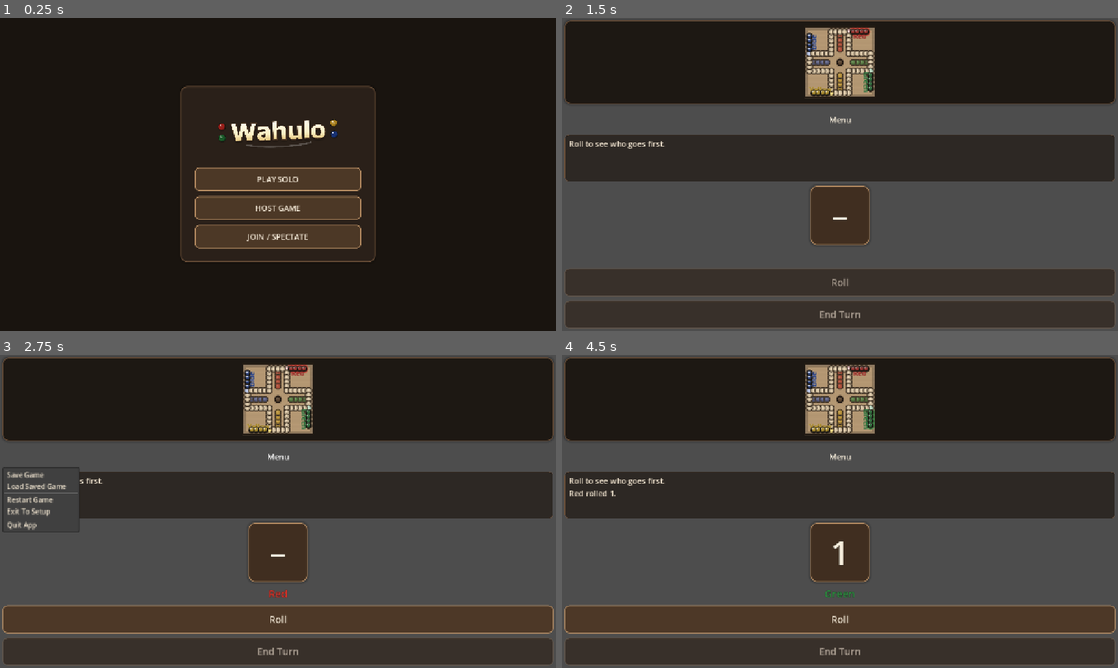
Above: before the commit, frames 1-4 (two rows, left to right).
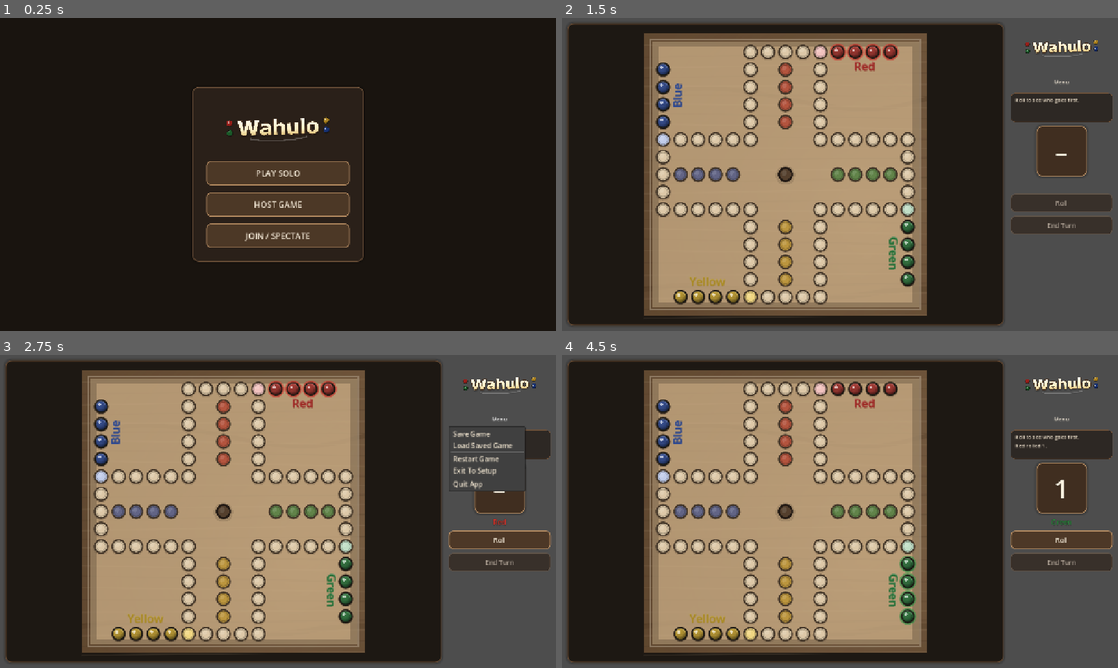
Above: after the commit, the same moments.

Repository: ItsTheMcCoy/wahoo-app
Game: Godot game, scene res://scenes/HomeScreen.tscn
The game is run twice, just before and just after one commit, with the same random seed, the same clock (stepped at 60 frames per second) and the same inputs.
Inputs (mouse positions are in pixels of both pictures, inside the frame that each line leads up to):
- Up to frame 1 (0.25 s): no input
- Up to frame 2 (1.5 s): click "PLAY SOLO" at 0.5 s; click "Start Game" at 1.25 s
- Up to frame 3 (2.75 s): click "Menu" at 2 s
- Up to frame 4 (4.5 s): click "Roll" at 2.75 s; move the mouse to (840, 398) at 3.52 s; click (840, 398) at 3.67 s; tap Enter at 4.25 s; move the mouse to (728, 527) at 4.27 s; click (728, 527) at 4.42 s

The runs differ from the first frame. In frame 1, 5.6% of the frame differs, in the area x 32-68%, y 21-78%; in frame 2, 75%; in frame 3, 77%, in the area x 0-100%, y 1-99%; in frame 4, 76%.

Commit message:
Fix desktop browser layout overflow and fullscreen button visibility
- Hide fullscreen button on desktop (pointer: fine) by adding a
  matchMedia coarse-pointer guard in updateFullscreenButton(); the CSS-only
  rule was being overridden by unconditional JS assignment.
- Fix responsive layout overflowing the Godot virtual canvas on large or
  maximized desktop browser windows: _effective_window_size() now returns
  get_viewport_rect().size first (the actual Godot virtual coordinate space)
  instead of window.innerWidth/Height from the JS bridge. Using raw CSS
  pixel sizes caused desktop_ui_scale to compute 1.0 against a window that
  might only be 720 virtual px tall, overflowing ~125 px and pushing the
  End Turn button off-screen. The JS bridge path remains as a startup
  fallback.
- Initial layout call deferred one frame in both main.gd and home_screen.gd
  so the viewport is fully initialized before layout is first computed.
- Re-export Godot web build (53/53 smoke tests passing).

Co-Authored-By: Claude Sonnet 4.6 <noreply@anthropic.com>

Diff:
--- a/godot/scripts/home_screen.gd
+++ b/godot/scripts/home_screen.gd
@@ -57,7 +57,7 @@
 
 	_apply_theme()
 	get_viewport().size_changed.connect(_on_viewport_resized)
-	_on_viewport_resized()
+	call_deferred("_on_viewport_resized")
 	_check_deep_link()
 
 func _on_viewport_resized() -> void:
@@ -69,6 +69,9 @@
 	_apply_responsive_layout(viewport_size)
 
 func _effective_window_size() -> Vector2:
+	var vp_size := get_viewport_rect().size
+	if vp_size.x > 0.0 and vp_size.y > 0.0:
+		return vp_size
 	if OS.has_feature("web"):
 		var web_width := float(JavaScriptBridge.eval("window.innerWidth || 0"))
 		var web_height := float(JavaScriptBridge.eval("window.innerHeight || 0"))
@@ -77,7 +80,7 @@
 	var win_size := Vector2(DisplayServer.window_get_size())
 	if win_size.x > 0.0 and win_size.y > 0.0:
 		return win_size
-	return get_viewport_rect().size
+	return Vector2(1280, 720)
 
 func _apply_responsive_layout(viewport_size: Vector2) -> void:
 	var is_landscape := viewport_size.x > viewport_size.y
--- a/godot/scripts/main.gd
+++ b/godot/scripts/main.gd
@@ -123,7 +123,7 @@
 	_wire_setup_inputs()
 	_refresh_setup_name_fields()
 	get_viewport().size_changed.connect(_on_viewport_resized)
-	_on_viewport_resized()
+	call_deferred("_on_viewport_resized")
 	_board.modulate = Color(1.0, 1.0, 1.0, 0.96)
 	_status.scroll_following = true
 	_chat_section.visible = false
@@ -528,6 +528,13 @@
 	_apply_responsive_layout(viewport_size)
 
 func _effective_window_size() -> Vector2:
+	# Prefer Godot's own viewport rect: this is always in virtual coordinate space
+	# and correctly reflects the actual canvas size the layout renders into.
+	# The JS bridge path below is a fallback for the brief startup moment before
+	# the Godot viewport has been resized to match the browser window.
+	var vp_size := get_viewport_rect().size
+	if vp_size.x > 0.0 and vp_size.y > 0.0:
+		return vp_size
 	if OS.has_feature("web"):
 		var web_width := float(JavaScriptBridge.eval("window.innerWidth || 0"))
 		var web_height := float(JavaScriptBridge.eval("window.innerHeight || 0"))
@@ -536,7 +543,7 @@
 	var win_size := Vector2(DisplayServer.window_get_size())
 	if win_size.x > 0.0 and win_size.y > 0.0:
 		return win_size
-	return get_viewport_rect().size
+	return Vector2(1280, 720)
 
 func _apply_responsive_layout(viewport_size: Vector2) -> void:
 	var short_landscape := not _compact_layout and WahooResponsiveLayout.is_short_landscape(viewport_size)
Not shown, changed: README.md
Not shown, changed: godot/build/web/index.html
Not shown, changed: godot/build/web/index.pck
Not shown, changed: godot/custom_html_shell.html
